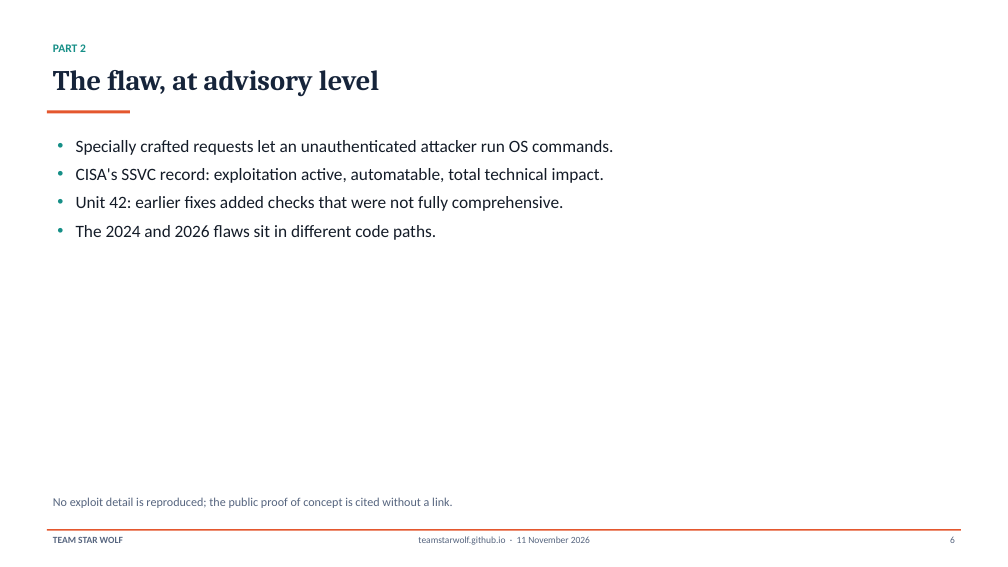
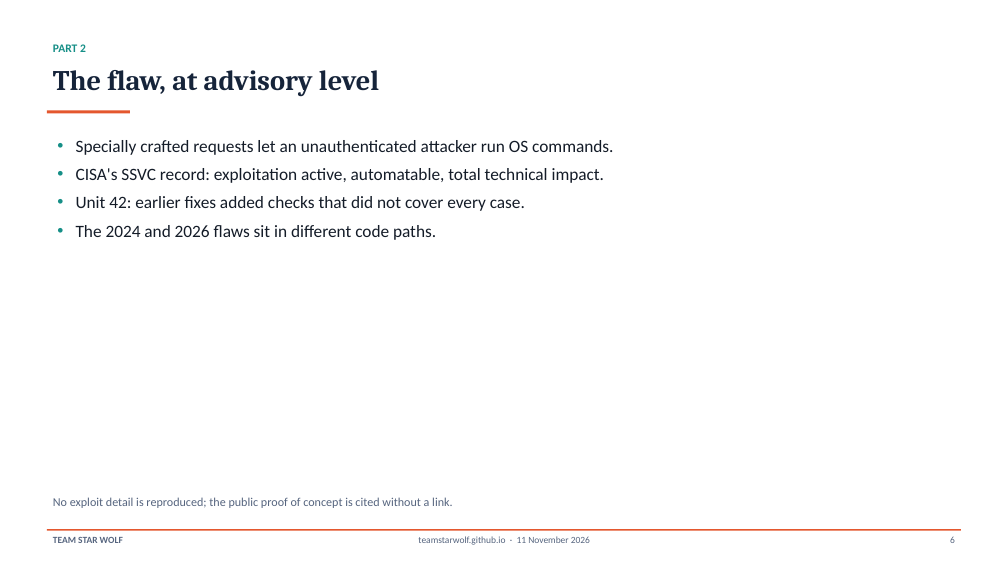
Before and after one commit to TeamStarWolf/TeamStarWolf, a slide deck: slide 6 of case-studies/slides/BeyondTrust_Remote_Support_CVE_2026_1731_Case_Study.pptx. Drawn at 1008x567 pixels with LibreOffice and Linux fonts; fonts in the diff are those of the drawing. Boxes give left, top, right and bottom in pixels: in the first picture for what was removed or moved away, otherwise in the second. Text is boxed around its words. In the diff, an @@ line names an element or a change of style, - is before the commit and + after.

```diff
--- a/case-studies/slides/BeyondTrust_Remote_Support_CVE_2026_1731_Case_Study.pptx
+++ b/case-studies/slides/BeyondTrust_Remote_Support_CVE_2026_1731_Case_Study.pptx
@@ text at bbox=[76, 196, 525, 211]: text changed @@
-• Unit 42: earlier fixes added checks that were not fully comprehensive.
+• Unit 42: earlier fixes added checks that did not cover every case.
```
Also in this commit, not shown: 3 other files.
